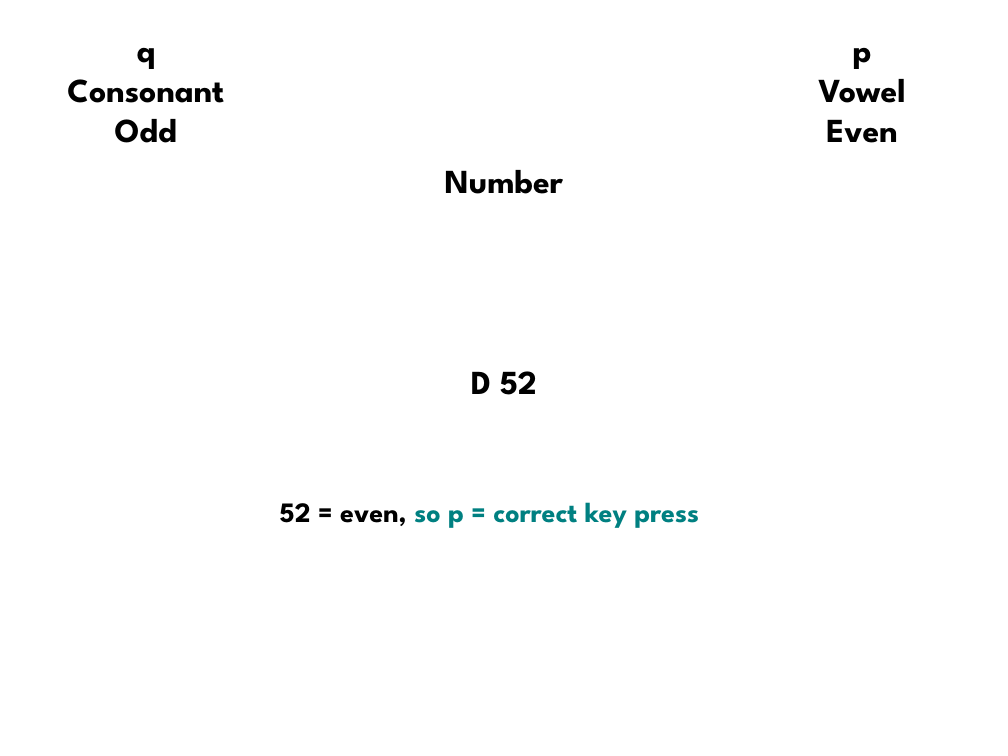
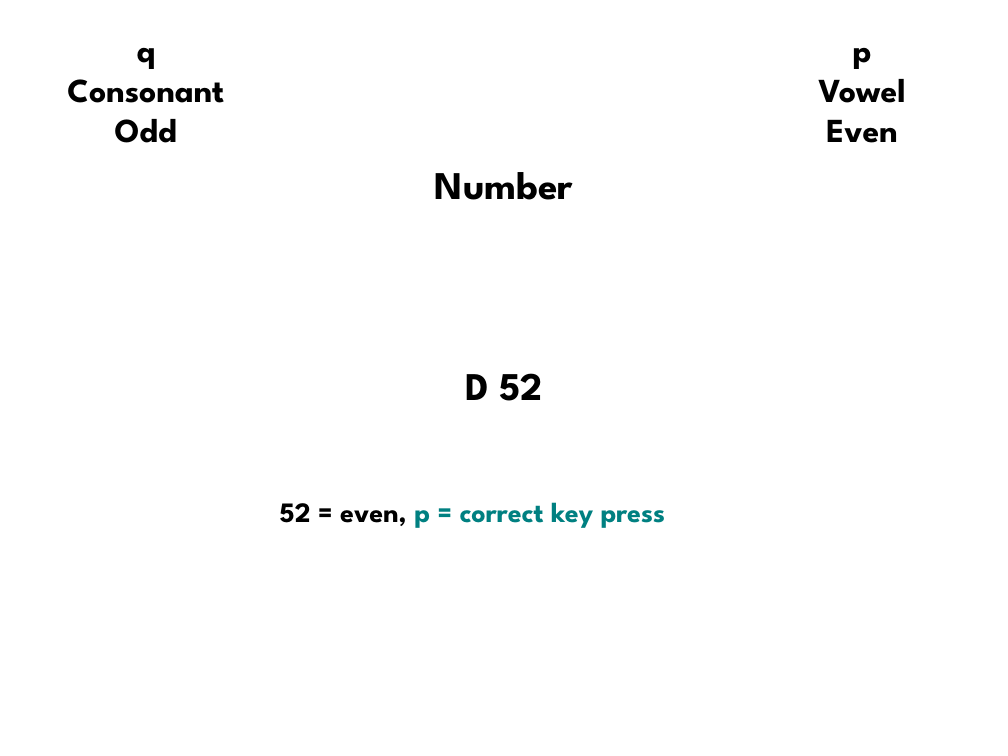
Before and after one commit to npm27/Spring-2019-Projects, a slide deck: slide 27 of CVOE/3 Presentations/Brown Bag Fall 19.pptx (slide 24 before the commit). Drawn at 1008x756 pixels with LibreOffice and Linux fonts; fonts in the diff are those of the drawing. Boxes give left, top, right and bottom in pixels: in the first picture for what was removed or moved away, otherwise in the second. Text is boxed around its words. In the diff, an @@ line names an element or a change of style, - is before the commit and + after.

```diff
--- a/CVOE/3 Presentations/Brown Bag Fall 19.pptx
+++ b/CVOE/3 Presentations/Brown Bag Fall 19.pptx
@@ text "Number" at <box>435,172,573,200</box>: size 24 to 28 pt @@
@@ text "D 52" at <box>465,373,542,401</box>: size 24 to 28 pt @@
@@ text at <box>280,502,666,528</box>: text changed @@
-52 = even, so p = correct key press
+52 = even, p = correct key press
```
Also in this commit, not shown: 18 other slides changed, 11 slides added, 18 other files.
